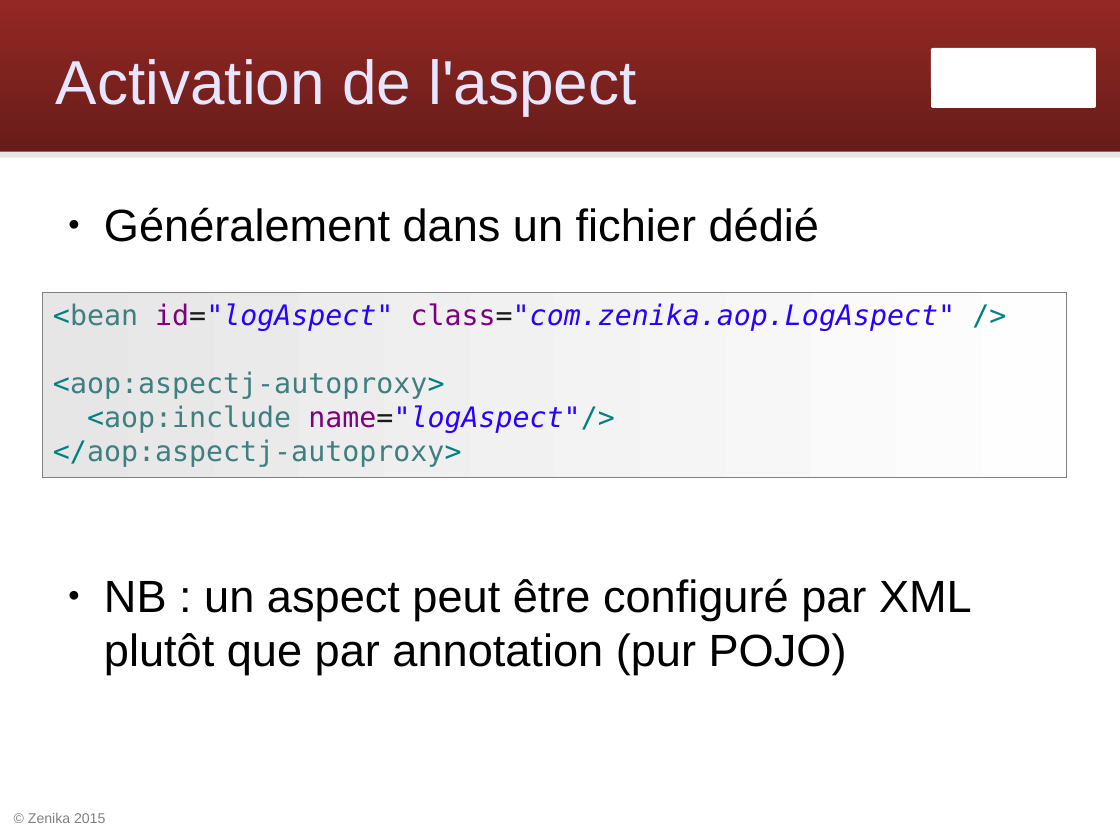
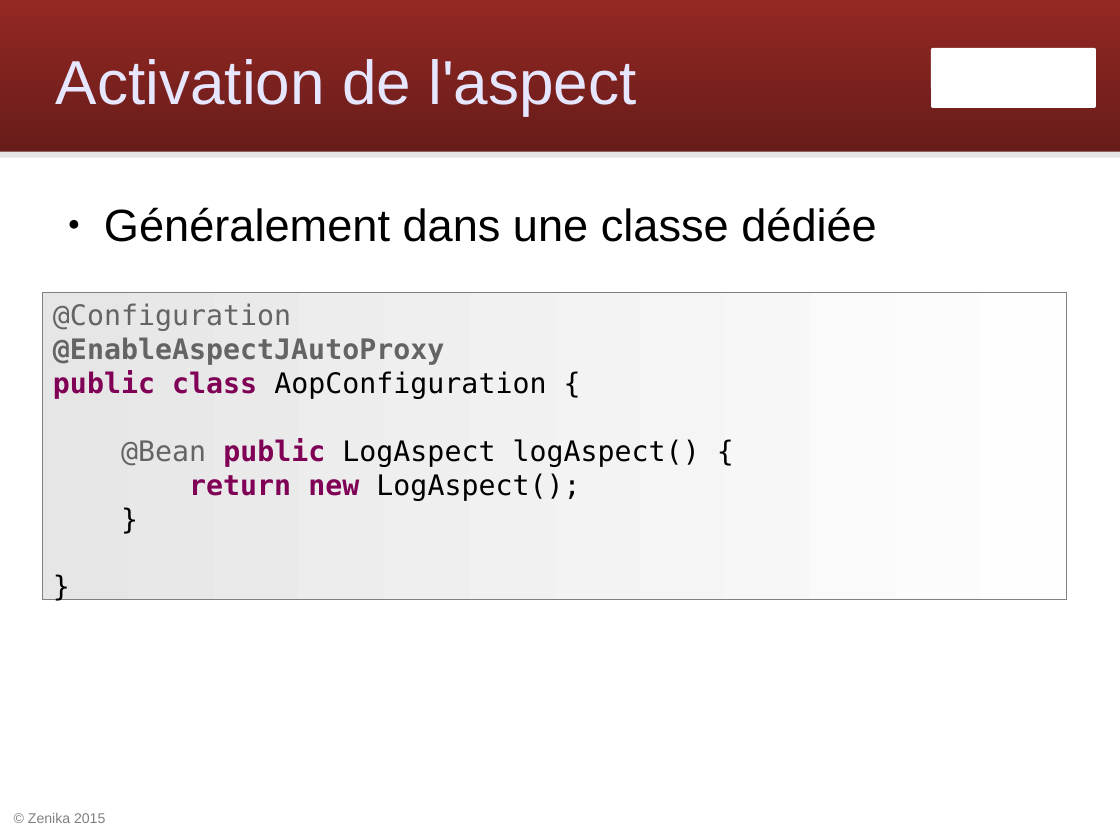
Before and after one commit to Zenika/workshop-spring-core, a slide deck: slide 53 of spring-workshop.odp. Drawn at 1120x840 pixels with LibreOffice and Linux fonts; fonts in the diff are those of the drawing; background and template pictures are left out. Boxes give left, top, right and bottom in pixels: in the first picture for what was removed or moved away, otherwise in the second. Text is boxed around its words. In the diff, an @@ line names an element or a change of style, - is before the commit and + after.

Commit message:
Utiliser Java config pour AOP

```diff
--- a/spring-workshop.odp
+++ b/spring-workshop.odp
@@ text at (x1=104, y1=207, x2=877, y2=242): text changed @@
-● Généralement dans un fichier dédié
-● NB : un aspect peut être configuré par XML plutôt que par annotation (pur POJO)
+● Généralement dans une classe dédiée
@@ rectangle "@Configuration" resized from (x1=43, y1=293, x2=1067, y2=478) to (x1=43, y1=293, x2=1067, y2=600) @@
@@ text in rectangle at (x1=53, y1=303, x2=700, y2=501): text changed; text colour #3F7F7F to #000000 @@
-<bean id="logAspect" class="com.zenika.aop.LogAspect" />
-<aop:aspectj-autoproxy>
-<aop:include name="logAspect"/>
-</aop:aspectj-autoproxy>
+@Configuration
+@EnableAspectJAutoProxy
+public class AopConfiguration {
+@Bean public LogAspect logAspect() {
+return new LogAspect();
+}
+}
```
Also in this commit, not shown: 17 other files.
